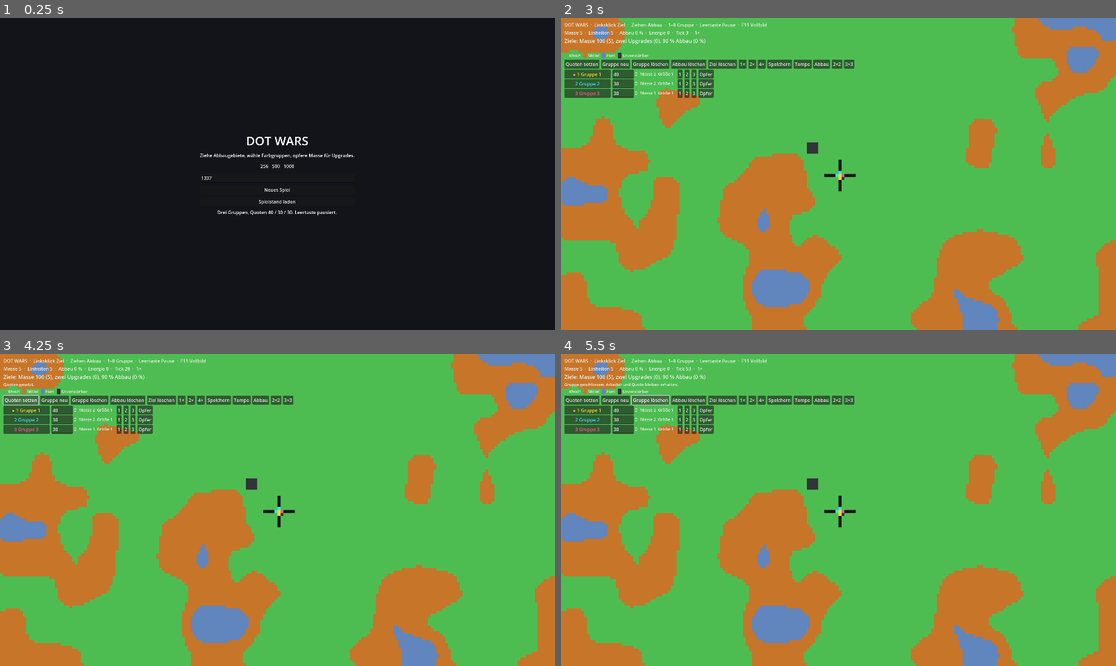
Above: before the commit, frames 1-4 (two rows, left to right).
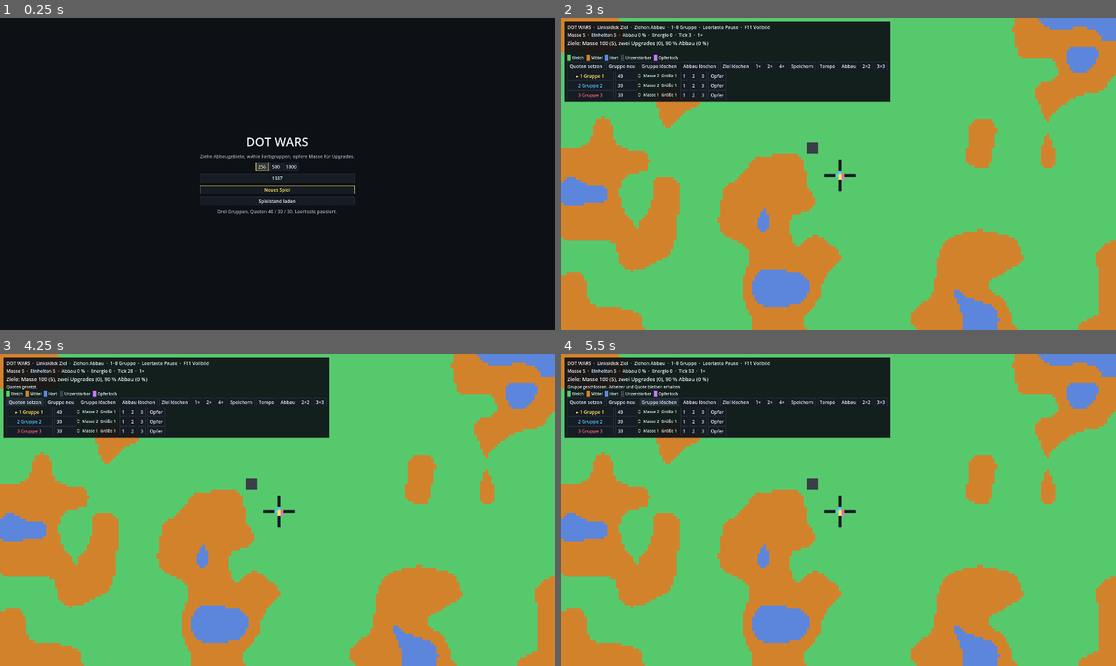
Above: after the commit, the same moments.

Repository: matthias007267/Dot-Wars
Game: Godot game, scene res://scenes/main.tscn
Two runs of this game, one before a commit and one after it. Both use one fixed random seed, a clock stepped at 60 frames per second and the inputs below.
Inputs:
- Up to frame 1 (0.25 s): no input
- Up to frame 2 (3 s): click "256" at 0.5 s; click "500" at 1.25 s; click "1000" at 2 s; click "Neues Spiel" at 2.75 s
- Up to frame 3 (4.25 s): click "Quoten setzen" at 3.5 s
- Up to frame 4 (5.5 s): click "Gruppe neu" at 4.25 s; click "Gruppe löschen" at 5 s

The runs differ from the first frame. In frame 1, 1.0% of the frame differs, in the area x 36-64%, y 38-64%; in frame 2, 77%; in frame 3, 77%; in frame 4, 77%, in the area x 0-100%, y 0-100%.

Commit message:
Apply the Premium Pixel Tactics palette.
Terrain, tunnel, backdrop, group dots, and the sacrifice cell use the chosen hex colors. The menu and HUD sit on the same dark panel.

Co-authored-by: matthias007267 <matthias007267@users.noreply.github.com>

Diff:
--- a/project.godot
+++ b/project.godot
@@ -22,4 +22,4 @@
 renderer/rendering_method="gl_compatibility"
 renderer/rendering_method.mobile="gl_compatibility"
 textures/canvas_textures/default_texture_filter=0
-environment/defaults/default_clear_color=Color(0.07, 0.08, 0.10, 1)
+environment/defaults/default_clear_color=Color(0.0509804, 0.0627451, 0.0823529, 1)
--- a/src/render/worker_renderer.gd
+++ b/src/render/worker_renderer.gd
@@ -5,8 +5,8 @@
 var world: WorldState
 var workers: WorkerStore
 var colors: Array[Color] = [
-	Color(0.98, 0.86, 0.12),
-	Color(0.25, 0.88, 0.95),
+	Color8(0xFF, 0xE4, 0x5E),
+	Color8(0x53, 0xC7, 0xFF),
 ]
 
 var _bytes := PackedByteArray()
--- a/src/render/world_renderer.gd
+++ b/src/render/world_renderer.gd
@@ -18,7 +18,7 @@
 func _ready() -> void:
 	texture_filter = TEXTURE_FILTER_NEAREST
 	_bytes.resize(world.cell_count() * 4)
-	paint_all(_bytes, world, palette_bytes())
+	paint_all(_bytes, world, palette_bytes(), _pit_index())
 	_upload()
 	world.consume_dirty_chunks()
 	queue_redraw()
@@ -30,7 +30,7 @@
 		return
 	var palette := palette_bytes()
 	for chunk in dirty:
-		paint_rect(_bytes, world, palette, world.chunk_rect(chunk))
+		paint_rect(_bytes, world, palette, world.chunk_rect(chunk), _pit_index())
 	_upload()
 	queue_redraw()
 
@@ -58,20 +58,24 @@
 	return bytes
 
 
-static func paint_all(bytes: PackedByteArray, world: WorldState, palette: PackedByteArray) -> void:
+static func paint_all(
+	bytes: PackedByteArray, world: WorldState, palette: PackedByteArray, pit: int = -1
+) -> void:
 	var cells := world.cells
 	for idx in cells.size():
-		_write_cell(bytes, palette, world, idx, cells[idx])
+		_write_cell(bytes, palette, world, idx, cells[idx], pit)
 
 
-static func paint_rect(bytes: PackedByteArray, world: WorldState, palette: PackedByteArray, rect: Rect2i) -> void:
+static func paint_rect(
+	bytes: PackedByteArray, world: WorldState, palette: PackedByteArray, rect: Rect2i, pit: int = -1
+) -> void:
 	var cells := world.cells
 	var width := world.width
 	for y in range(rect.position.y, rect.end.y):
 		var row := y * width
 		for x in range(rect.position.x, rect.end.x):
 			var idx := row + x
-			_write_cell(bytes, palette, world, idx, cells[idx])
+			_write_cell(bytes, palette, world, idx, cells[idx], pit)
 
 
 func _upload() -> void:
@@ -127,11 +131,23 @@
 	return visible.intersection(Rect2(0, 0, world.width, world.height))
 
 
+func _pit_index() -> int:
+	var pit := WorldGenerator.sacrifice_cell(world)
+	return world.index(pit.x, pit.y)
+
+
 static func _write_cell(
-	bytes: PackedByteArray, palette: PackedByteArray, world: WorldState, idx: int, material: int
+	bytes: PackedByteArray, palette: PackedByteArray, world: WorldState, idx: int, material: int, pit: int = -1
 ) -> void:
+	var dst := idx * 4
+	if idx == pit:
+		var pit_color := Materials.PIT_COLOR
+		bytes[dst] = _channel(pit_color.r)
+		bytes[dst + 1] = _channel(pit_color.g)
+		bytes[dst + 2] = _channel(pit_color.b)
+		bytes[dst + 3] = 255
+		return
 	var src := material * 4
-	var dst := idx * 4
 	var red := int(palette[src])
 	var green := int(palette[src + 1])
 	var blue := int(palette[src + 2])
--- a/src/sim/materials.gd
+++ b/src/sim/materials.gd
@@ -12,13 +12,17 @@
 
 const HARDNESS: Array[int] = [0, 1, 3, 8, -1]
 
+## Premium Pixel Tactics. Leer ist der Tunnel, nicht der Hintergrund hinter der Welt.
 const COLORS: Array[Color] = [
-	Color(0.07, 0.08, 0.10),
-	Color(0.30, 0.74, 0.32),
-	Color(0.78, 0.46, 0.16),
-	Color(0.38, 0.52, 0.74),
-	Color(0.20, 0.20, 0.22),
+	Color8(0x16, 0x1C, 0x24),
+	Color8(0x57, 0xC9, 0x6D),
+	Color8(0xD3, 0x82, 0x2C),
+	Color8(0x5C, 0x86, 0xDB),
+	Color8(0x39, 0x3F, 0x49),
 ]
+## Nur die Darstellung. Die Zelle bleibt unzerstörbares Material.
+const PIT_COLOR := Color8(0xC7, 0x7A, 0xFF)
+const BACKDROP := Color8(0x0D, 0x10, 0x15)
 
 
 static func hardness(material: int) -> int:
--- a/src/sim/simulation.gd
+++ b/src/sim/simulation.gd
@@ -29,15 +29,17 @@
 var sacrifice_on := PackedByteArray()
 var selected_group: int = 0
 
+## Die ersten vier Farben stehen in der Vorlage. Fünf bis acht bleiben hell und getrennt,
+## damit die Tasten 1–8 lesbar bleiben.
 const GROUP_PALETTE: Array[Color] = [
-	Color(0.98, 0.86, 0.12),
-	Color(0.25, 0.88, 0.95),
-	Color(0.95, 0.35, 0.55),
-	Color(0.65, 0.45, 0.95),
-	Color(0.95, 0.55, 0.15),
-	Color(0.55, 0.90, 0.45),
-	Color(0.95, 0.75, 0.85),
-	Color(0.40, 0.70, 0.95),
+	Color8(0xFF, 0xE4, 0x5E),
+	Color8(0x53, 0xC7, 0xFF),
+	Color8(0xFF, 0x6A, 0x76),
+	Color8(0x7E, 0xFF, 0x93),
+	Color8(0xF4, 0xF7, 0xFB),
+	Color8(0xFF, 0x9A, 0xD5),
+	Color8(0x3E, 0xE0, 0xC7),
+	Color8(0xD6, 0xF2, 0x6A),
 ]
 
 ## Kumulierte Laufzeit je Stufe in Mikrosekunden (Profiling, Benchmark, HUD).
--- a/src/ui/game_hud.gd
+++ b/src/ui/game_hud.gd
@@ -22,10 +22,17 @@
 	margin.add_theme_constant_override("margin_right", 12)
 	add_child(margin)
 
+	var panel := PanelContainer.new()
+	panel.mouse_filter = Control.MOUSE_FILTER_STOP
+	panel.size_flags_horizontal = Control.SIZE_SHRINK_BEGIN
+	panel.size_flags_vertical = Control.SIZE_SHRINK_BEGIN
+	panel.add_theme_stylebox_override("panel", UiTheme.panel())
+	margin.add_child(panel)
+
 	var root := VBoxContainer.new()
 	root.mouse_filter = Control.MOUSE_FILTER_IGNORE
 	root.add_theme_constant_override("separation", 4)
-	margin.add_child(root)
+	panel.add_child(root)
 
 	_label(root, "DOT WARS  ·  Linksklick Ziel  ·  Ziehen Abbau  ·  1–8 Gruppe  ·  Leertaste Pause  ·  F11 Vollbild", 16)
 	_status = _label(root, "", 16)
@@ -36,10 +43,11 @@
 	row.mouse_filter = Control.MOUSE_FILTER_IGNORE
 	row.add_theme_constant_override("separation", 8)
 	root.add_child(row)
-	_chip(row, Materials.SOFT, "Weich")
-	_chip(row, Materials.MEDIUM, "Mittel")
-	_chip(row, Materials.HARD, "Hart")
-	_chip(row, Materials.INDESTRUCTIBLE, "Unzerstörbar")
+	_chip(row, Materials.COLORS[Materials.SOFT], "Weich")
+	_chip(row, Materials.COLORS[Materials.MEDIUM], "Mittel")
+	_chip(row, Materials.COLORS[Materials.HARD], "Hart")
+	_chip(row, Materials.COLORS[Materials.INDESTRUCTIBLE], "Unzerstörbar")
+	_chip(row, Materials.PIT_COLOR, "Opferloch")
 
 	var actions := HBoxContainer.new()
 	actions.add_theme_constant_override("separation", 6)
@@ -114,6 +122,7 @@
 		var select := Button.new()
 		select.custom_minimum_size = Vector2(160, 0)
 		select.pressed.connect(_select.bind(g))
+		UiTheme.style_button(select)
 		row.add_child(select)
 		var spin := SpinBox.new()
 		spin.min_value = 0
@@ -121,6 +130,7 @@
 		spin.value = sim.quotas[g]
 		spin.custom_minimum_size = Vector2(90, 0)
 		row.add_child(spin)
+		UiTheme.style_line(spin.get_line_edit())
 		_spins.append(spin)
 		_label(row, "", 14)
 		_button(row, "1", _set_size.bind(g, 1))
@@ -228,7 +238,7 @@
 	label.mouse_filter = Control.MOUSE_FILTER_IGNORE
 	label.text = text
 	label.add_theme_font_size_override("font_size", size)
-	label.add_theme_color_override("font_color", Color(0.93, 0.94, 0.9))
+	label.add_theme_color_override("font_color", UiTheme.TEXT)
 	parent.add_child(label)
 	return label
 
@@ -237,17 +247,18 @@
 	var button := Button.new()
 	button.text = text
 	button.pressed.connect(action)
+	UiTheme.style_button(button)
 	parent.add_child(button)
 	return button
 
 
-func _chip(parent: Node, material: int, title: String) -> void:
+func _chip(parent: Node, color: Color, title: String) -> void:
 	var row := HBoxContainer.new()
 	row.mouse_filter = Control.MOUSE_FILTER_IGNORE
 	parent.add_child(row)
 	var chip := ColorRect.new()
 	chip.custom_minimum_size = Vector2(12, 12)
-	chip.color = Materials.COLORS[material]
+	chip.color = color
 	chip.mouse_filter = Control.MOUSE_FILTER_IGNORE
 	row.add_child(chip)
 	_label(row, title, 14)
--- a/src/ui/main_menu.gd
+++ b/src/ui/main_menu.gd
@@ -11,7 +11,7 @@
 
 func _ready() -> void:
 	var backdrop := ColorRect.new()
-	backdrop.color = Color(0.07, 0.08, 0.10)
+	backdrop.color = Materials.BACKDROP
 	backdrop.set_anchors_preset(Control.PRESET_FULL_RECT)
 	add_child(backdrop)
 
@@ -26,43 +26,52 @@
 	var title := Label.new()
 	title.text = "DOT WARS"
 	title.add_theme_font_size_override("font_size", 42)
+	title.add_theme_color_override("font_color", UiTheme.TEXT)
 	title.horizontal_alignment = HORIZONTAL_ALIGNMENT_CENTER
 	box.add_child(title)
 
 	var hint := Label.new()
 	hint.text = "Ziehe Abbaugebiete, wähle Farbgruppen, opfere Masse für Upgrades."
+	hint.add_theme_color_override("font_color", UiTheme.MUTED)
 	hint.horizontal_alignment = HORIZONTAL_ALIGNMENT_CENTER
 	box.add_child(hint)
 
 	var sizes := HBoxContainer.new()
 	sizes.alignment = BoxContainer.ALIGNMENT_CENTER
 	box.add_child(sizes)
+	var selected: Button
 	for value in [256, 500, 1000]:
 		var button := Button.new()
 		button.text = str(value)
+		button.toggle_mode = true
 		button.pressed.connect(_select_size.bind(value, button))
 		sizes.add_child(button)
 		if value == 256:
-			button.button_pressed = true
-			button.set_pressed_no_signal(true)
+			selected = button
+	_select_size(256, selected)
 
 	_seed.placeholder_text = "Seed"
 	_seed.text = "1337"
 	_seed.custom_minimum_size = Vector2(220, 0)
+	_seed.alignment = HORIZONTAL_ALIGNMENT_CENTER
+	UiTheme.style_line(_seed)
 	box.add_child(_seed)
 
 	var play := Button.new()
 	play.text = "Neues Spiel"
 	play.pressed.connect(_play)
+	UiTheme.style_button(play, true)
 	box.add_child(play)
 
 	var load := Button.new()
 	load.text = "Spielstand laden"
 	load.pressed.connect(_load)
+	UiTheme.style_button(load)
 	box.add_child(load)
 
 	var note := Label.new()
 	note.text = "Drei Gruppen, Quoten 40 / 30 / 30. Leertaste pausiert."
+	note.add_theme_color_override("font_color", UiTheme.MUTED)
 	note.horizontal_alignment = HORIZONTAL_ALIGNMENT_CENTER
 	box.add_child(note)
 
@@ -70,8 +79,10 @@
 func _select_size(value: int, button: Button) -> void:
 	_size = value
 	for child in button.get_parent().get_children():
-		if child is Button and child != button:
-			child.button_pressed = false
+		if child is Button:
+			var selected := child == button
+			child.button_pressed = selected
+			UiTheme.style_button(child, selected)
 
 
 func _play() -> void:
--- /dev/null
+++ b/src/ui/ui_theme.gd
@@ -0,0 +1,55 @@
+class_name UiTheme
+extends RefCounted
+## Dunkle Fläche, helle Schrift, kaum Farbe. Die Akzente bleiben den Dots vorbehalten.
+
+const TEXT := Color8(0xE7, 0xEE, 0xF5)
+const MUTED := Color8(0x9A, 0xA7, 0xB5)
+const PANEL := Color8(0x16, 0x1C, 0x24)
+const PANEL_HOVER := Color8(0x22, 0x2C, 0x38)
+const PANEL_PRESSED := Color8(0x2C, 0x38, 0x48)
+const LINE := Color8(0x2A, 0x34, 0x42)
+const ACCENT := Color8(0xFF, 0xE4, 0x5E)
+
+
+static func style_button(button: Button, accent: bool = false) -> void:
+	var normal := _box(PANEL, ACCENT if accent else LINE)
+	var hover := _box(PANEL_HOVER, ACCENT if accent else LINE)
+	var pressed := _box(PANEL_PRESSED, ACCENT)
+	button.add_theme_stylebox_override("normal", normal)
+	button.add_theme_stylebox_override("hover", hover)
+	button.add_theme_stylebox_override("pressed", pressed)
+	button.add_theme_stylebox_override("focus", hover)
+	button.add_theme_color_override("font_color", ACCENT if accent else TEXT)
+	button.add_theme_color_override("font_hover_color", TEXT)
+	button.add_theme_color_override("font_pressed_color", ACCENT)
+	button.add_theme_color_override("font_focus_color", TEXT)
+
+
+static func style_line(edit: LineEdit) -> void:
+	var box := _box(PANEL, LINE)
+	edit.add_theme_stylebox_override("normal", box)
+	edit.add_theme_stylebox_override("focus", _box(PANEL, ACCENT))
+	edit.add_theme_color_override("font_color", TEXT)
+	edit.add_theme_color_override("font_placeholder_color", MUTED)
+	edit.add_theme_color_override("caret_color", TEXT)
+
+
+static func panel() -> StyleBoxFlat:
+	var box := _box(Color(Materials.BACKDROP, 0.92), LINE)
+	box.content_margin_left = 10
+	box.content_margin_top = 8
+	box.content_margin_right = 10
+	box.content_margin_bottom = 8
+	return box
+
+
+static func _box(fill: Color, border: Color) -> StyleBoxFlat:
+	var box := StyleBoxFlat.new()
+	box.bg_color = fill
+	box.border_color = border
+	box.set_border_width_all(1)
+	box.content_margin_left = 8
+	box.content_margin_top = 3
+	box.content_margin_right = 8
+	box.content_margin_bottom = 3
+	return box
--- a/tests/test_world_generation.gd
+++ b/tests/test_world_generation.gd
@@ -119,6 +119,30 @@
 			var right := Materials.COLORS[b]
 			var distance := absf(left.r - right.r) + absf(left.g - right.g) + absf(left.b - right.b)
 			check(distance > 0.25, "Farbe %d und %d sind getrennt (%.2f)" % [a, b, distance])
+	var backdrop := Materials.BACKDROP
+	var tunnel := Materials.COLORS[Materials.EMPTY]
+	var separated := absf(backdrop.r - tunnel.r) + absf(backdrop.g - tunnel.g) + absf(backdrop.b - tunnel.b)
+	check(separated > 0.08, "Tunnel hebt sich vom Hintergrund ab")
+
+
+func test_material_colors_match_the_premium_palette() -> void:
+	var expected := [
+		[0x16, 0x1C, 0x24],
+		[0x57, 0xC9, 0x6D],
+		[0xD3, 0x82, 0x2C],
+		[0x5C, 0x86, 0xDB],
+		[0x39, 0x3F, 0x49],
+	]
+	var bytes := WorldRenderer.palette_bytes()
+	for material in Materials.COUNT:
+		var offset := material * 4
+		check_eq(int(bytes[offset]), expected[material][0], "Rot %d" % material)
+		check_eq(int(bytes[offset + 1]), expected[material][1], "Grün %d" % material)
+		check_eq(int(bytes[offset + 2]), expected[material][2], "Blau %d" % material)
+	check_eq(WorldRenderer._channel(Materials.PIT_COLOR.r), 0xC7, "Opferloch Rot")
+	check_eq(WorldRenderer._channel(Materials.PIT_COLOR.g), 0x7A, "Opferloch Grün")
+	check_eq(WorldRenderer._channel(Materials.PIT_COLOR.b), 0xFF, "Opferloch Blau")
+	check_eq(WorldRenderer._channel(Materials.BACKDROP.r), 0x0D, "Hintergrund")
 
 
 func test_standard_and_target_world_sizes() -> void:
--- a/tests/test_world_view.gd
+++ b/tests/test_world_view.gd
@@ -40,13 +40,18 @@
 	var palette := WorldRenderer.palette_bytes()
 	var bytes := PackedByteArray()
 	bytes.resize(world.cell_count() * 4)
-	WorldRenderer.paint_all(bytes, world, palette)
+	var pit := WorldGenerator.sacrifice_cell(world)
+	var pit_index := world.index(pit.x, pit.y)
+	WorldRenderer.paint_all(bytes, world, palette, pit_index)
 	var image := Image.create_from_data(world.width, world.height, false, Image.FORMAT_RGBA8, bytes)
-	var pit := WorldGenerator.sacrifice_cell(world)
-	_check_pixel(image, pit, Materials.INDESTRUCTIBLE, "Opferloch")
+	var pit_pixel := image.get_pixel(pit.x, pit.y)
+	var pit_distance := absf(pit_pixel.r - Materials.PIT_COLOR.r) + absf(pit_pixel.g - Materials.PIT_COLOR.g) + absf(pit_pixel.b - Materials.PIT_COLOR.b)
+	check(pit_distance < 0.02, "Opferloch hebt sich ab (Abstand %.3f)" % pit_distance)
 	_check_pixel(image, Vector2i(world.width / 2, world.height / 2), Materials.EMPTY, "Tunnel")
 	var seen := {}
 	for idx in world.cell_count():
+		if idx == pit_index:
+			continue
 		seen[world.cells[idx]] = Vector2i(idx % world.width, idx / world.width)
 		if seen.size() == Materials.COUNT:
 			break
Not shown, changed: docs/ARCHITECTURE.md
Not shown, changed: docs/DECISIONS.md
Not shown, changed: docs/GAME_DESIGN.md
